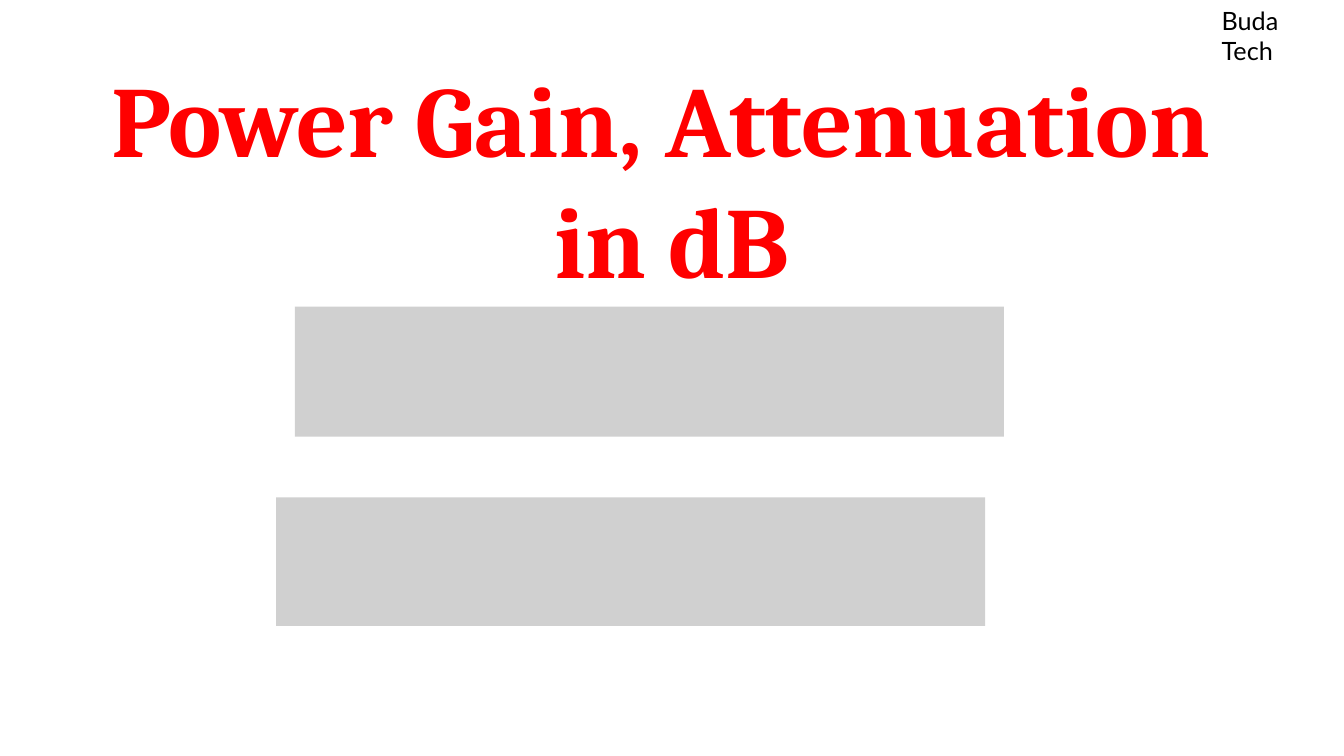
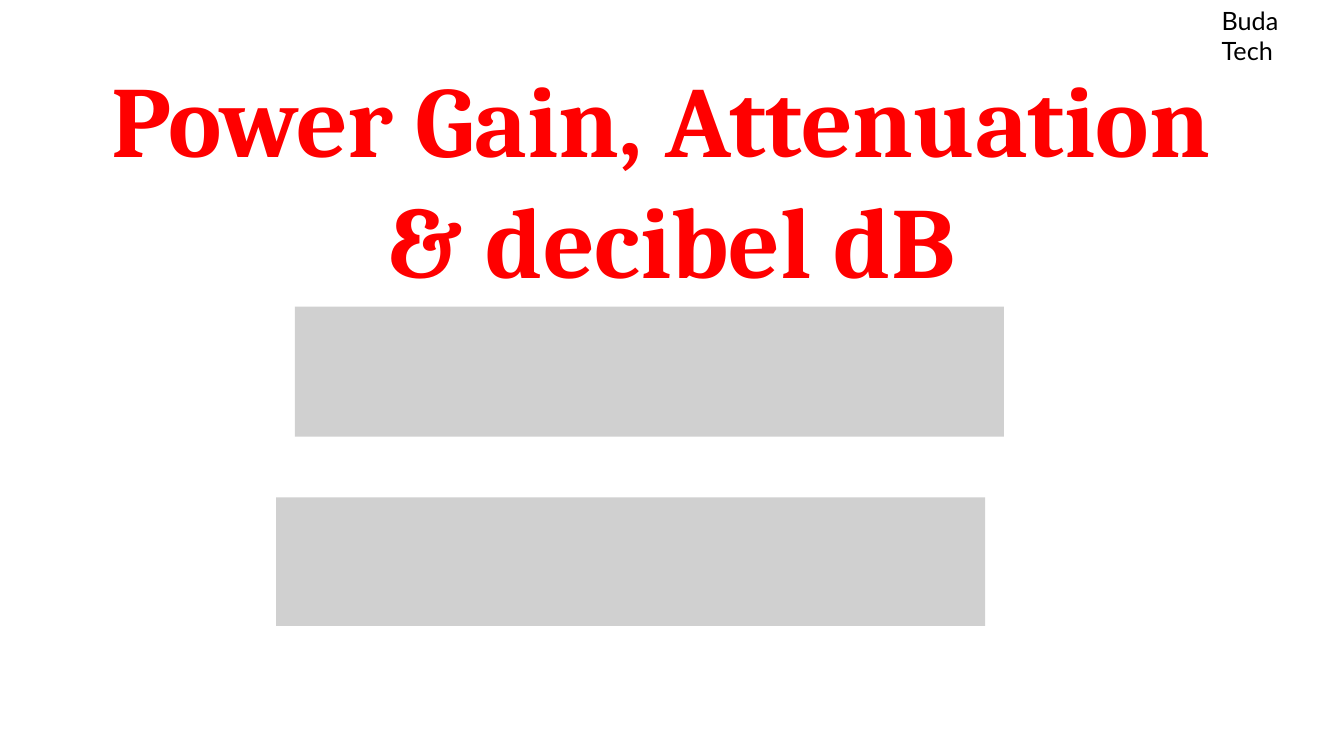
Before and after one commit to MaliusMartin/Budatech-Academy, a slide deck: slide 17 of POWER SUPPLY/Power unit conversion.pptx. Drawn at 1344x756 pixels with LibreOffice and Linux fonts; fonts in the diff are those of the drawing; grey boxes stand for pictures. Boxes give left, top, right and bottom in pixels: in the first picture for what was removed or moved away, otherwise in the second. Text is boxed around its words. In the diff, an @@ line names an element or a change of style, - is before the commit and + after.

```diff
--- a/POWER SUPPLY/Power unit conversion.pptx
+++ b/POWER SUPPLY/Power unit conversion.pptx
@@ text at (486,208,955,279): text changed @@
-in dB
+& decibel dB
```
Also in this commit, not shown: 4 other slides changed, 2 slides added, 47 other files.
